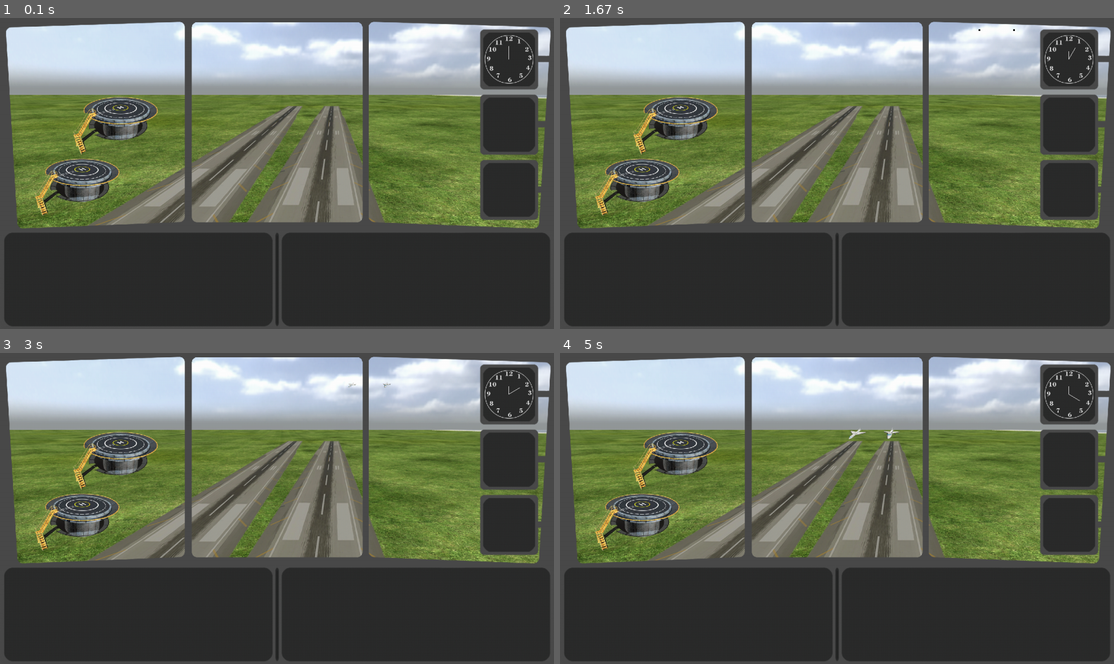
Above: before the commit, frames 1-4 (two rows, left to right).
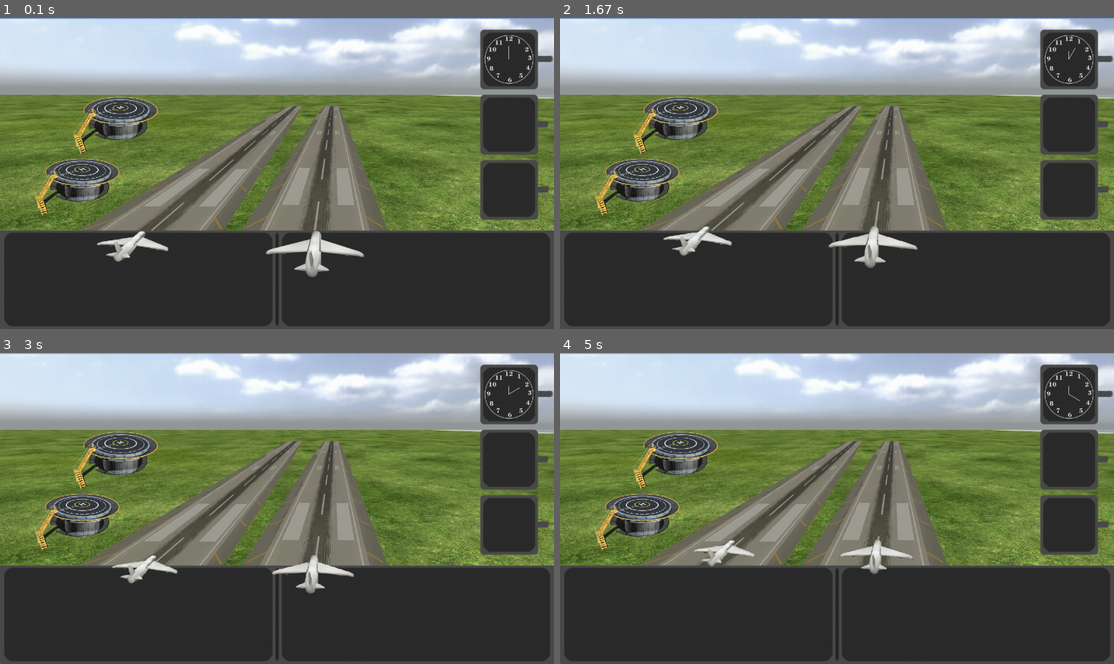
Above: after the commit, the same moments.

Repository: Calrission/AirportDispatcherPygame
Game: pygame game, started from main.py
The game is run twice, just before and just after one commit, with the same random seed, the same clock (stepped at 60 frames per second) and the same inputs.
Inputs:
- Up to frame 1 (0.1 s): no input
- Up to frame 2 (1.67 s): no input
- Up to frame 3 (3 s): no input
- Up to frame 4 (5 s): no input

The runs differ from the first frame. In frame 1, 8.9% of the frame differs, in the area x 0-100%, y 0-84%; in frame 2, 8.7%; in frame 3, 8.5%; in frame 4, 8.4%.

Commit message:
Add animation takeOff

Diff:
--- a/Sprites/FlyTransport.py
+++ b/Sprites/FlyTransport.py
@@ -1,6 +1,6 @@
 import pygame.transform
 from Sprites.Transport import Transport
-from const import fps
+from const import fps, screen_width, screen_height
 
 class FlyTransport(Transport):
     def __init__(self, x: int, y: int, images: list, size=[0, 0], fuel=100,  rateFuel=50, mass=10, landTime=10, takeOffTime=10):
@@ -8,31 +8,85 @@
         self.landTime = landTime
         self.takeOffTime = takeOffTime
         self.frame = 0
-        self.A = self.B = False
+        self.lA = self.lB = self.tA = self.tB = False
         self.velocity = [0, 0]
 
     def landing(self, strip: chr):
         if strip == 'A':
-            self.A = True
+            self.lA = True
             self.velocity = [-5, 0]
         elif strip == 'B':
-            self.B = True
+            self.lB = True
             self.velocity = [-5, 0]
 
     def update(self):
-        if self.A:
+        if self.lA:
             self._animation_landA(self.frame)
             self.frame += 1
-        elif self.B:
+        elif self.lB:
             self._animation_landB(self.frame)
             self.frame += 1
-
-
-    def takeOff(self):
-        pass
+        elif self.tA:
+            self._animation_takeOffA(self.frame)
+            self.frame += 1
+        elif self.tB:
+            self._animation_takeOffB(self.frame)
+            self.frame += 1
+
+    def takeOff(self, strip: chr):
+        if strip == 'A':
+            self.tA = True
+            self.velocity = [0.25, -0.18]
+        elif strip == 'B':
+            self.tB = True
+            self.velocity = [0.1, -0.18]
 
     def addRound(self):
         pass
+
+    def _animation_landA(self, frame):
+        if frame == 0:
+            self.current_img = pygame.Surface((4, 4))
+            self.current_img.fill('black')
+            self.move(1280 - self.current_img.get_size()[0] - 80, 10)
+        elif frame == fps * 2:
+            self.size = [11, 7]
+        elif frame == fps * 5:
+            self.velocity[0] = -self.velocity[1]
+        # elif frame == fps * 9:
+        #     self.velocity[0] = 0.1
+
+        if frame <= fps * 2:
+            self.x += self.velocity[0]
+            self.y += self.velocity[1]
+            self.velocity[0] += 0.010
+            self.velocity[1] += 0.015
+        elif fps * 2 < frame <= fps * 5:
+            self.current_img = pygame.transform.scale(self.sprites[0][3], self.size)
+            self.size[0] += 11 / 30
+            self.size[1] += 7 / 30
+            self.x += self.velocity[0]
+            self.y += self.velocity[1]
+            self.velocity[0] += 0.037
+            self.velocity[1] += 0.015
+        elif fps * 5 < frame <= fps * 8:
+            self.current_img = pygame.transform.scale(self.sprites[0][5], self.size)
+            self.size[0] += 22 / 30
+            self.size[1] += 14 / 30
+            self.x += self.velocity[0]
+            self.y += self.velocity[1]
+            self.velocity[0] += self.velocity[0] *  0.001
+            self.velocity[1] -= self.velocity[1] * 0.005
+        elif fps * 8 < frame <= fps * 12:
+            self.current_img = pygame.transform.scale(self.sprites[0][5], self.size)
+            self.size[0] += 22 / 30
+            self.size[1] += 14 / 30
+            self.x += self.velocity[0]
+            self.y += self.velocity[1]
+
+        if frame > fps * 12:
+            self.lA = False
+            self.frame = 0
 
     def _animation_landB(self, frame):
         if frame == 0:
@@ -80,52 +134,145 @@
 
 
         if frame > fps * 12:
-            self.B = False
+            self.lB = False
             self.frame = 0
 
-
-
-
-    def _animation_landA(self, frame):
-        if frame == 0:
-            self.current_img = pygame.Surface((4, 4))
-            self.current_img.fill('black')
-            self.move(1280 - self.current_img.get_size()[0] - 80, 10)
-        elif frame == fps * 2:
-            self.size = [11, 7]
-        elif frame == fps * 5:
-            self.velocity[0] = -self.velocity[1]
-        # elif frame == fps * 9:
-        #     self.velocity[0] = 0.1
-
-        if frame <= fps * 2:
-            self.x += self.velocity[0]
-            self.y += self.velocity[1]
-            self.velocity[0] += 0.010
-            self.velocity[1] += 0.015
-        elif fps * 2 < frame <= fps * 5:
-            self.current_img = pygame.transform.scale(self.sprites[0][3], self.size)
-            self.size[0] += 11 / 30
-            self.size[1] += 7 / 30
-            self.x += self.velocity[0]
-            self.y += self.velocity[1]
-            self.velocity[0] += 0.037
-            self.velocity[1] += 0.015
-        elif fps * 5 < frame <= fps * 8:
-            self.current_img = pygame.transform.scale(self.sprites[0][5], self.size)
-            self.size[0] += 22 / 30
-            self.size[1] += 14 / 30
-            self.x += self.velocity[0]
-            self.y += self.velocity[1]
-            self.velocity[0] += self.velocity[0] *  0.001
-            self.velocity[1] -= self.velocity[1] * 0.005
-        elif fps * 8 < frame <= fps * 12:
-            self.current_img = pygame.transform.scale(self.sprites[0][5], self.size)
-            self.size[0] += 22 / 30
-            self.size[1] += 14 / 30
-            self.x += self.velocity[0]
-            self.y += self.velocity[1]
-
-        if frame > fps * 12:
-            self.A = False
-            self.frame = 0
+    def _animation_takeOffA(self, frame):
+        if frame == 0:
+            self.current_img = pygame.transform.scale(self.sprites[0][0],
+                                                      (self.sprites[0][0].get_size()[0] * 0.7,
+                                                       self.sprites[0][0].get_size()[1] * 0.7))
+            self.sprites[0][0] = self.current_img
+            self.x = 220
+            self.y = screen_height - 230
+            self.size = list(self.current_img.get_size())
+        elif frame == fps * 12 + 2:
+            self.current_img = pygame.Surface((3, 3))
+            self.current_img.fill('black')
+
+        if frame <= fps * 6:
+            self.current_img = pygame.transform.scale(self.sprites[0][0], self.size)
+            self.x += self.velocity[0]
+            self.y += self.velocity[1]
+            self.velocity[0] *= 1.01
+            self.velocity[1] *= 1.01
+            self.size[0] *= 0.999
+            self.size[1] *= 0.999
+        elif fps * 6 < frame <= fps * 8:
+            self.current_img = pygame.transform.scale(self.sprites[0][0], self.size)
+            self.x += self.velocity[0]
+            self.y += self.velocity[1]
+            self.velocity[0] *= 1.01
+            self.velocity[1] *= 1.01
+            self.size[0] *= 0.995
+            self.size[1] *= 0.995
+        elif fps * 8 < frame <= fps * 9:
+            self.current_img = pygame.transform.scale(self.sprites[0][0], self.size)
+            self.x += self.velocity[0]
+            self.y += self.velocity[1]
+            self.velocity[0] *= 1.005
+            self.velocity[1] *= 1.005
+            self.size[0] *= 0.990
+            self.size[1] *= 0.990
+        elif fps * 9 < frame <= fps * 10:
+            self.current_img = pygame.transform.scale(self.sprites[0][1], self.size)
+            self.x += self.velocity[0]
+            self.y += self.velocity[1]
+            self.velocity[0] *= 0.999
+            self.velocity[1] *= 0.999
+            self.size[0] *= 0.98
+            self.size[1] *= 0.98
+        elif fps * 10 < frame <= fps * 11:
+            self.current_img = pygame.transform.scale(self.sprites[0][2], self.size)
+            self.x += self.velocity[0]
+            self.y += self.velocity[1]
+            self.velocity[0] *= 0.99
+            self.velocity[1] *= 0.95
+            self.size[0] *= 0.97
+            self.size[1] *= 0.97
+        elif fps * 11 < frame <= fps * 12:
+            self.current_img = pygame.transform.scale(self.sprites[0][2], self.size)
+            self.x += self.velocity[0]
+            self.y += self.velocity[1]
+            self.velocity[0] *= 0.999
+            self.velocity[1] *= 0.99
+            self.size[0] *= 0.97
+            self.size[1] *= 0.97
+        elif fps * 12 < frame <= fps * 20:
+            self.x += self.velocity[0]
+            self.y += self.velocity[1]
+
+    def _animation_takeOffB(self, frame):
+        if frame == 0:
+            self.current_img = pygame.transform.scale(self.sprites[1][0],
+                                                      (self.sprites[1][0].get_size()[0] * 0.5,
+                                                       self.sprites[1][0].get_size()[1] * 0.5))
+            self.sprites[1][0] = self.current_img
+            self.x = 610
+            self.y = screen_height - 230
+            self.size = list(self.current_img.get_size())
+        elif frame == fps * 13 + 2:
+            self.current_img = pygame.Surface((3, 3))
+            self.current_img.fill('black')
+
+        if frame <= fps * 6:
+            self.current_img = pygame.transform.scale(self.sprites[1][0], self.size)
+            self.x += self.velocity[0]
+            self.y += self.velocity[1]
+            self.velocity[0] *= 1.01
+            self.velocity[1] *= 1.01
+            self.size[0] *= 0.998
+            self.size[1] *= 0.998
+        elif fps * 6 < frame <= fps * 7:
+            self.current_img = pygame.transform.scale(self.sprites[1][0], self.size)
+            self.x += self.velocity[0]
+            self.y += self.velocity[1]
+            self.velocity[0] *= 1.01
+            self.velocity[1] *= 1.01
+            self.size[0] *= 0.993
+            self.size[1] *= 0.993
+        elif fps * 7 < frame <= fps * 8:
+            self.current_img = pygame.transform.scale(self.sprites[1][0], self.size)
+            self.x += self.velocity[0]
+            self.y += self.velocity[1]
+            self.velocity[0] *= 1.005
+            self.velocity[1] *= 1.005
+            self.size[0] *= 0.99
+            self.size[1] *= 0.99
+        elif fps * 8 < frame <= fps * 9:
+            self.current_img = pygame.transform.scale(self.sprites[1][0], self.size)
+            self.x += self.velocity[0]
+            self.y += self.velocity[1]
+            self.velocity[0] *= 0.98
+            self.size[0] *= 0.99
+            self.size[1] *= 0.99
+        elif fps * 9 < frame <= fps * 10:
+            self.current_img = pygame.transform.scale(self.sprites[1][1], self.size)
+            self.x += self.velocity[0]
+            self.y += self.velocity[1]
+            self.size[0] *= 0.99
+            self.size[1] *= 0.99
+        elif fps * 10 < frame <= fps * 11:
+            self.current_img = pygame.transform.scale(self.sprites[1][1], self.size)
+            self.x += self.velocity[0]
+            self.y += self.velocity[1]
+            self.size[0] *= 0.99
+            self.size[1] *= 0.99
+        elif fps * 11 < frame <= fps * 12:
+            self.current_img = pygame.transform.scale(self.sprites[1][1], self.size)
+            self.x += self.velocity[0]
+            self.y += self.velocity[1]
+            self.velocity[0] *= 1.05
+            self.velocity[1] *= 0.97
+            self.size[0] *= 0.97
+            self.size[1] *= 0.97
+        elif fps * 12 < frame <= fps * 13:
+            self.current_img = pygame.transform.scale(self.sprites[1][2], self.size)
+            self.x += self.velocity[0]
+            self.y += self.velocity[1]
+            self.velocity[1] *= 0.97
+            self.size[0] *= 0.99
+            self.size[1] *= 0.99
+        elif fps * 13 < frame <= fps * 20:
+            self.x += self.velocity[0]
+            self.y += self.velocity[1]
--- a/main.py
+++ b/main.py
@@ -33,13 +33,13 @@
                           'Sprites/Airplane/LeftStrip/Landed.png'],
                          ['Sprites/Airplane/RightStrip/TakesOff.png',
                           'Sprites/Airplane/RightStrip/TakeOff.png',
-                          'Sprites/Airplane/RightStrip/TakesOff.png',
+                          'Sprites/Airplane/LeftStrip/TakesOff.png',
                           'Sprites/Airplane/RightStrip/GoIn.png',
                           'Sprites/Airplane/RightStrip/Landing.png',
                           'Sprites/Airplane/RightStrip/Landed.png']])
 
     smart_screen.add_sprite(plane)
-    plane.landing('A')
+    plane.takeOff('B')
 
     plane = Plane(0, 0, [['Sprites/Airplane/LeftStrip/TakesOff.png',
                           'Sprites/Airplane/LeftStrip/TakeOff.png',
@@ -49,17 +49,17 @@
                           'Sprites/Airplane/LeftStrip/Landed.png'],
                          ['Sprites/Airplane/RightStrip/TakesOff.png',
                           'Sprites/Airplane/RightStrip/TakeOff.png',
-                          'Sprites/Airplane/RightStrip/TakesOff.png',
+                          'Sprites/Airplane/LeftStrip/TakesOff.png',
                           'Sprites/Airplane/RightStrip/GoIn.png',
                           'Sprites/Airplane/RightStrip/Landing.png',
                           'Sprites/Airplane/RightStrip/Landed.png']])
 
     smart_screen.add_sprite(plane)
-    plane.landing('B')
+    plane.takeOff('A')
 
 
 
-    smart_screen.add_sprite(frame_sprite)
+    # smart_screen.add_sprite(frame_sprite)
     smart_screen.add_sprite(clock_sprite)
 
     running = True
